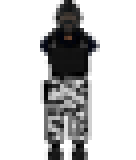
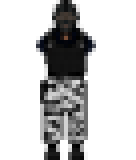
Layer changes from the first 136x160 image to the second:
renamed "Layer 3" to "Layer 4", painted on it over [36, 0, 100, 160]
